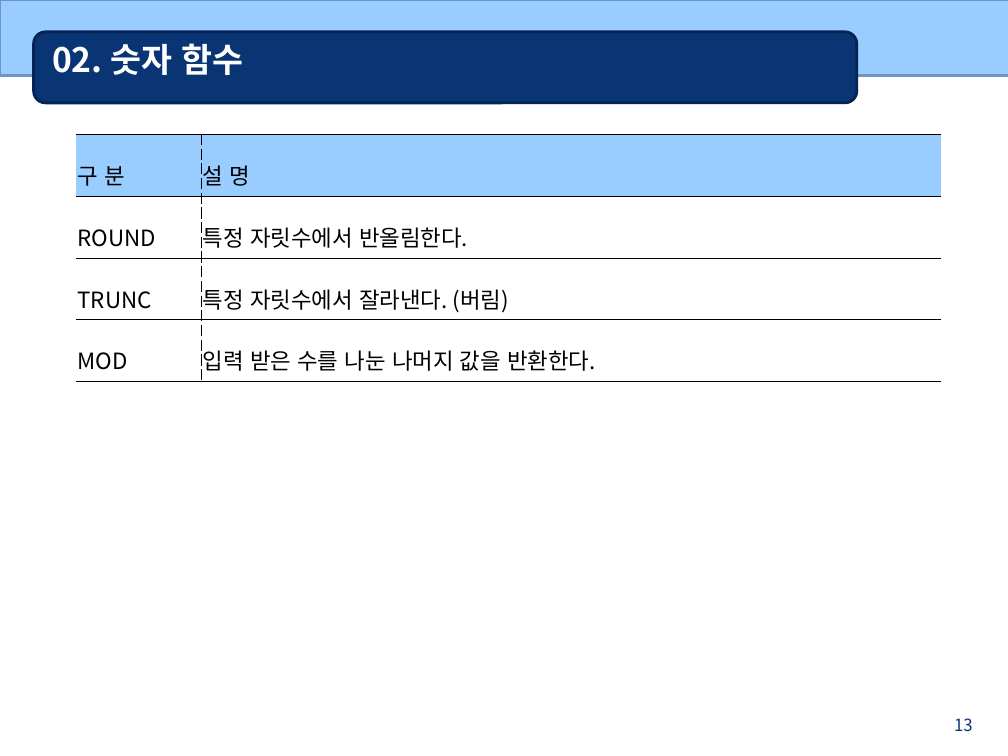
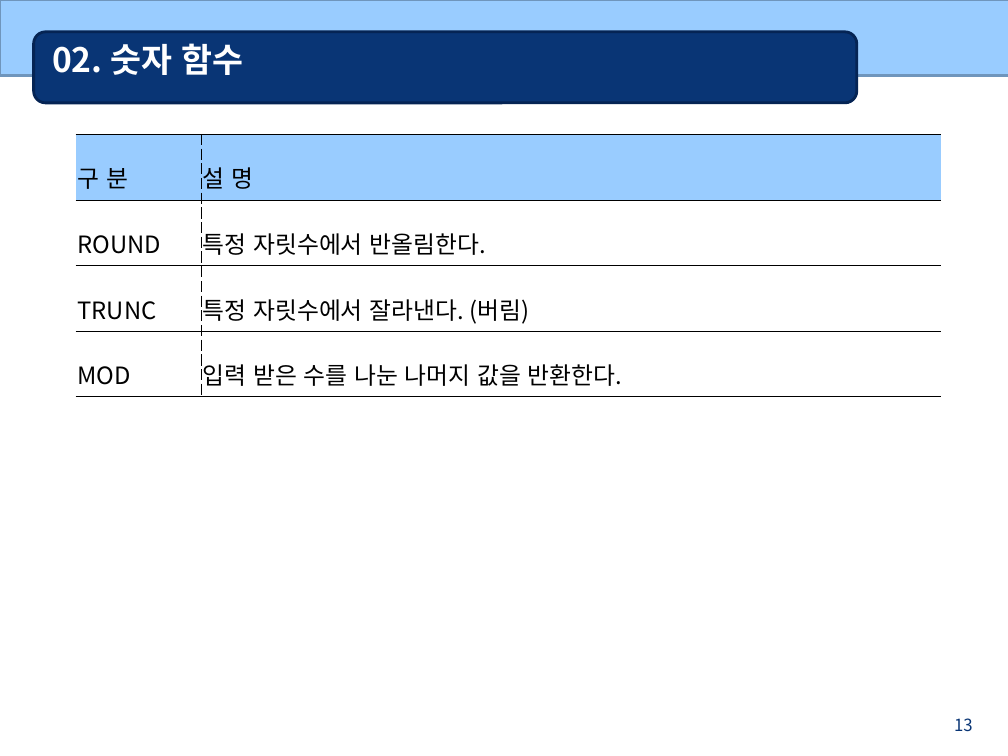
Before and after one commit to bcchoi518/Gukbi, a slide deck: slide 13 of 6_Oracle(DB)/oracle_ppt/04 다양한 함수.ppt. Drawn at 1008x756 pixels with LibreOffice and Linux fonts; fonts in the diff are those of the drawing. Boxes give left, top, right and bottom in pixels: in the first picture for what was removed or moved away, otherwise in the second. Text is boxed around its words. In the diff, an @@ line names an element or a change of style, - is before the commit and + after.

```diff
--- a/6_Oracle(DB)/oracle_ppt/04 다양한 함수.ppt
+++ b/6_Oracle(DB)/oracle_ppt/04 다양한 함수.ppt
@@ table at [76, 134, 940, 390] @@
@@ size 16 to 17 pt @@
```
Also in this commit, not shown: 17 other slides changed, 43 other files.
